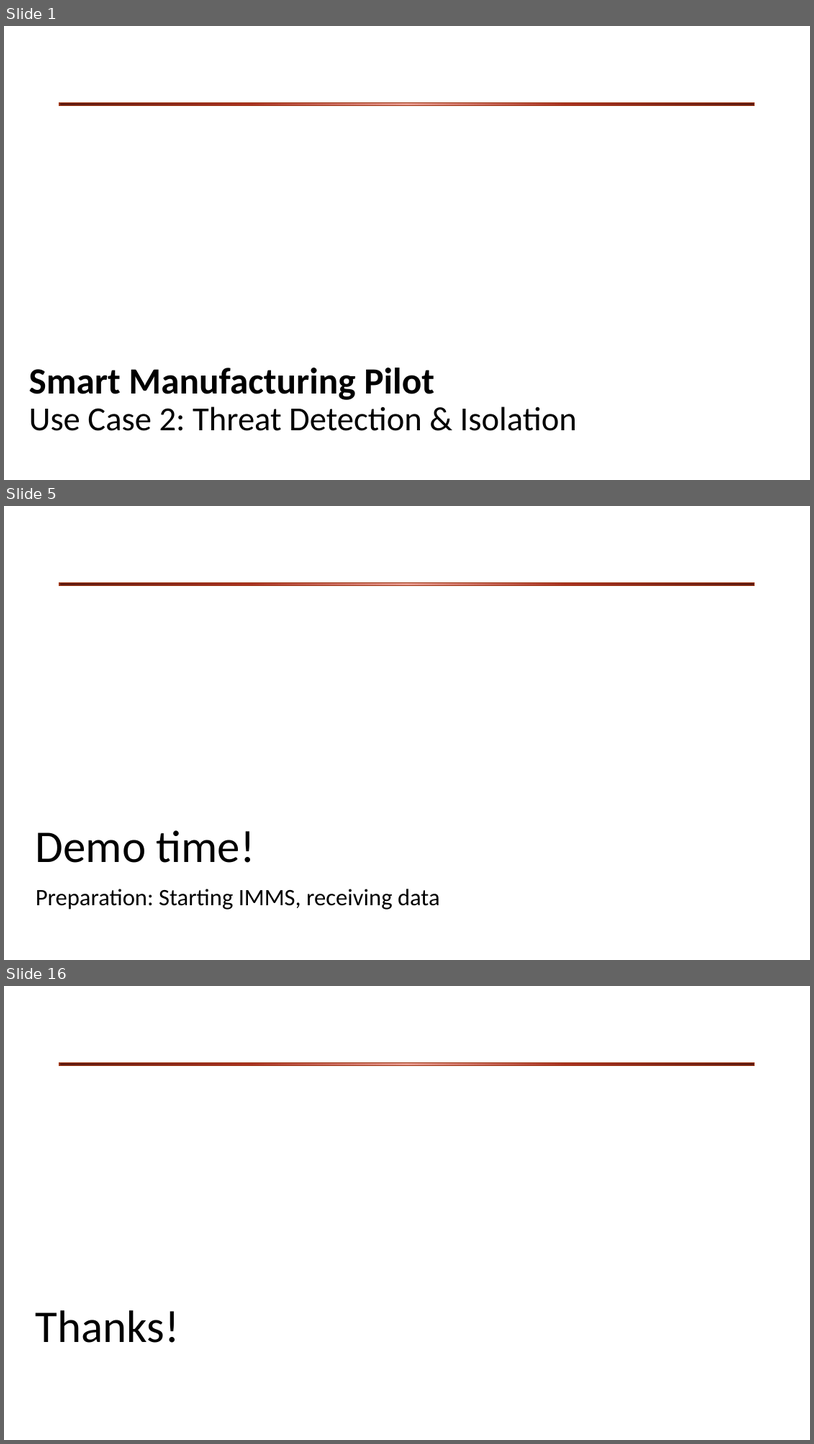
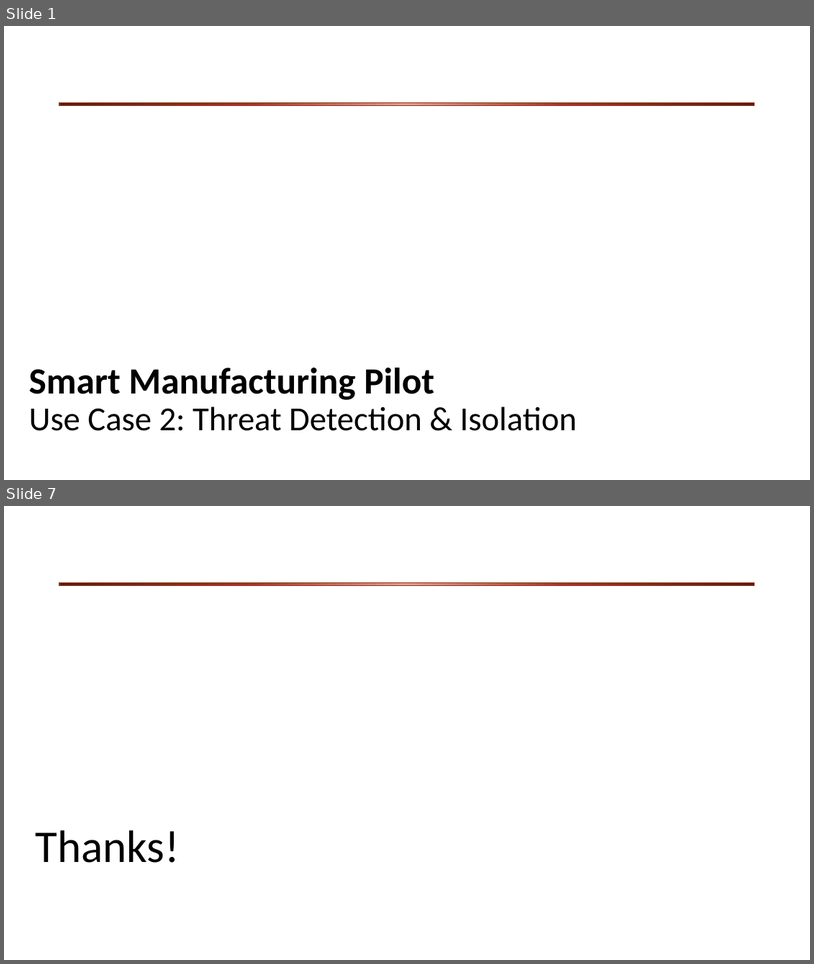
Before and after one commit to sonata-nfv/tng-industrial-pilot, a slide deck: doc/review-slides/uc2-review.pptx. Shown one above the other, each under a label of ours: slides 1, 5 and 16 before the commit, slides 1 and 7 after it; the slides between them are not shown. The pictures are 814x1444 and 814x964 pixels, drawn with LibreOffice and Linux fonts; fonts in the diff are those of the drawing; background and template pictures are left out. Boxes give left, top, right and bottom in pixels: in the first picture for what was removed or moved away, otherwise in the second. Text is boxed around its words. In the diff, an @@ line names an element or a change of style, - is before the commit and + after.

```diff
--- a/doc/review-slides/uc2-review.pptx
+++ b/doc/review-slides/uc2-review.pptx
@@ slide 5 removed at [4, 506, 810, 960], background #FFFFFF; not listed: 1 template element that a slide beside it also shows @@
@@ title removed at [36, 830, 255, 862] @@
-Demo time!
@@ subtitle removed at [36, 888, 440, 909] @@
-Preparation: Starting IMMS, receiving data
@@ what was slide 16 is now slide 7 @@
```
Also in this commit, not shown: 3 slides changed, 2 slides added, 10 other slides removed, 1 other file.
